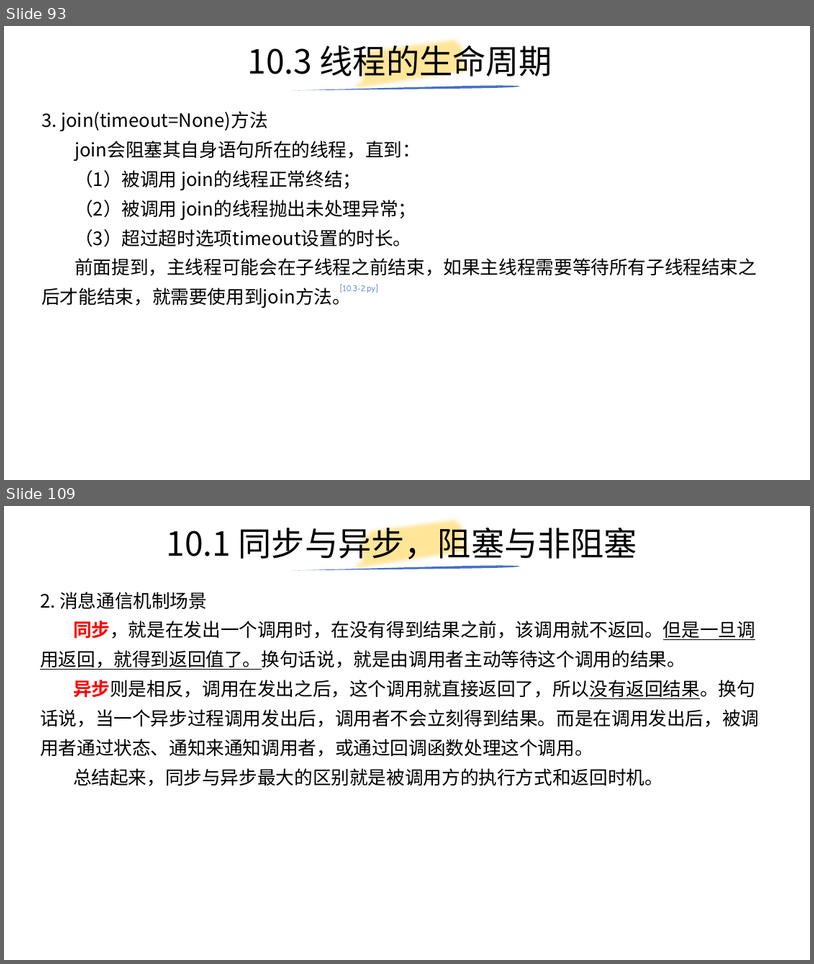
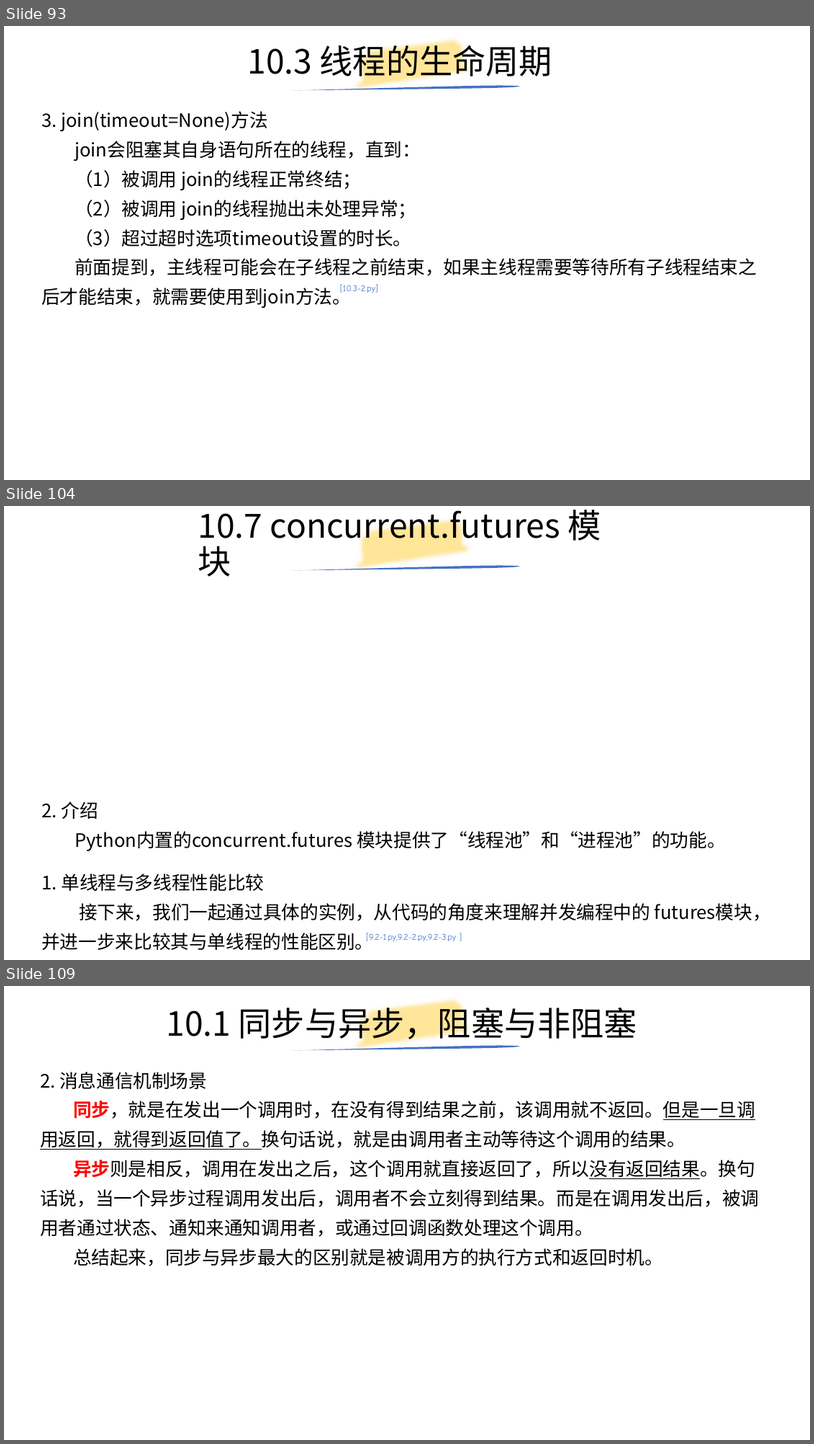
Before and after one commit to yiwenliu/CorePython, a slide deck: PPT/CorePython.pptx. Shown one above the other, each under a label of ours: slides 93 and 109 before the commit, slides 93, 104 and 109 after it; the slides between them are not shown. The pictures are 814x964 and 814x1444 pixels, drawn with LibreOffice and Linux fonts; fonts in the diff are those of the drawing. Boxes give left, top, right and bottom in pixels: in the first picture for what was removed or moved away, otherwise in the second. Text is boxed around its words. In the diff, an @@ line names an element or a change of style, - is before the commit and + after.

```diff
--- a/PPT/CorePython.pptx
+++ b/PPT/CorePython.pptx
@@ slide 104 added at [4, 506, 810, 960], background #FFFFFF @@
@@ title added at [198, 510, 601, 577], 39.6 pt, text #000000 @@
+10.7 concurrent.futures 模块
@@ freeform shape added at [352, 506, 476, 586], outline #FFE699 16 pt @@
@@ freeform shape added at [291, 565, 520, 570], fill #4472C4 @@
@@ text added at [41, 801, 725, 851], 22 pt, text #000000 @@
+2. 介绍
+Python内置的concurrent.futures 模块提供了“线程池”和“进程池”的功能。
@@ text added at [41, 873, 772, 950], 22 pt, text #000000 @@
+1. 单线程与多线程性能比较
+接下来，我们一起通过具体的实例，从代码的角度来理解并发编程中的 futures模块，并进一步来比较其与单线程的性能区别。
@@ text added at [366, 932, 456, 941], 18 pt, text #4472C4 @@
+[9.2-1.py,9.2-2.py,9.2-3.py ]
```
Also in this commit, not shown: 24 slides changed, 4 other slides added, 5 slides removed, 12 other files.
